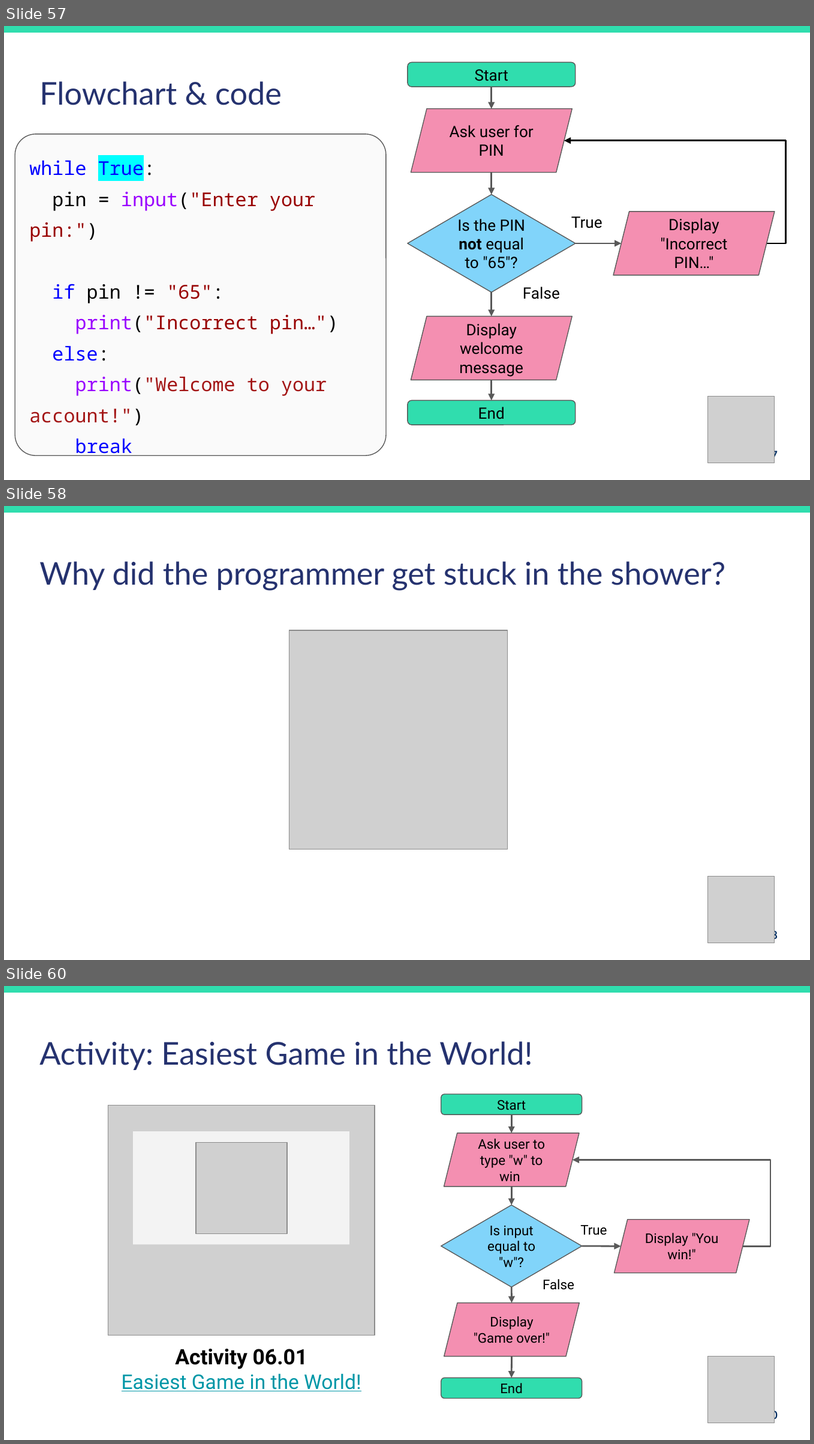
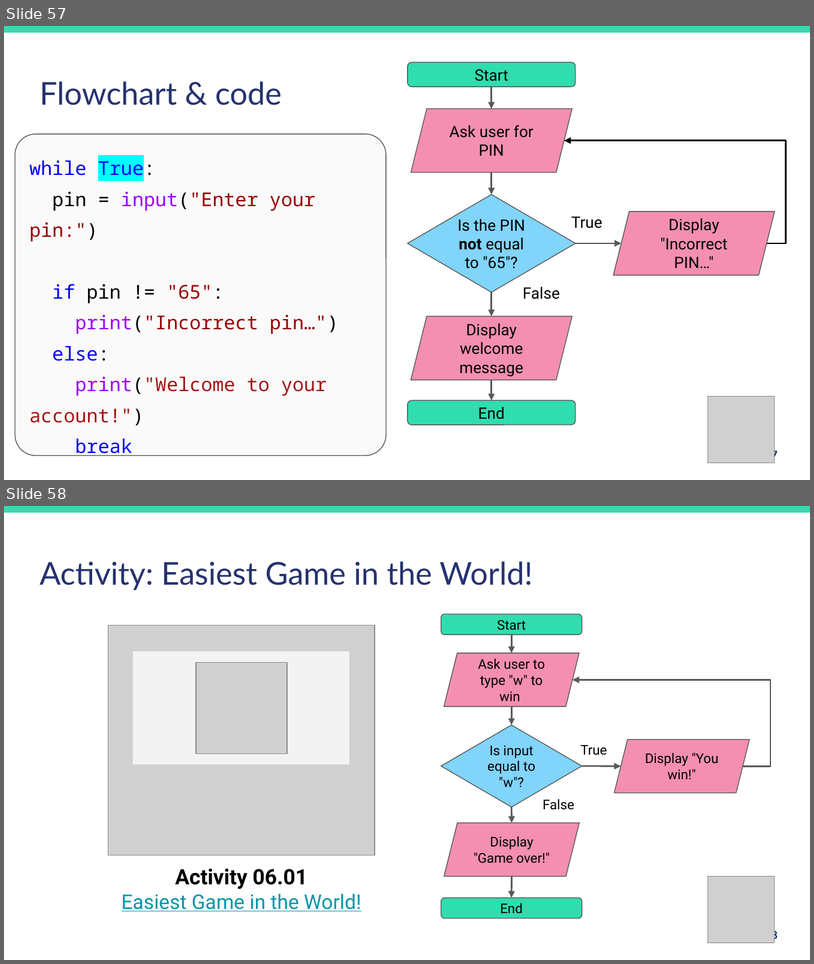
Before and after one commit to duari132/7iec-intro-coding, a slide deck: Lesson-6-Round-and-Round-We-Go/Lesson-6-Round-and-Round-We-Go.pptx. Shown one above the other, each under a label of ours: slides 57, 58 and 60 before the commit, slides 57 and 58 after it; the slides between them are not shown. The pictures are 814x1444 and 814x964 pixels, drawn with LibreOffice and Linux fonts; fonts in the diff are those of the drawing; grey boxes stand for pictures. Boxes give left, top, right and bottom in pixels: in the first picture for what was removed or moved away, otherwise in the second. Text is boxed around its words. In the diff, an @@ line names an element or a change of style, - is before the commit and + after.

```diff
--- a/Lesson-6-Round-and-Round-We-Go/Lesson-6-Round-and-Round-We-Go.pptx
+++ b/Lesson-6-Round-and-Round-We-Go/Lesson-6-Round-and-Round-We-Go.pptx
@@ slide 58 removed at [4, 506, 810, 960], background #FFFFFF; not listed: 1 template element that a slide beside it also shows @@
@@ title removed at [39, 561, 726, 591] @@
-Why did the programmer get stuck in the shower?
@@ picture removed at [290, 630, 508, 849] @@
@@ picture removed at [708, 876, 775, 942] @@
@@ page number removed at [765, 929, 778, 941] @@
-58
@@ what was slide 60 is now slide 58 @@
@@ page number at [765, 929, 778, 941]: text changed @@
-60
+58
```
Also in this commit, not shown: 2 slides changed, 1 other slide removed, 10 other files.
